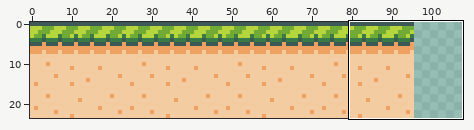
Edited in one commit: sprite sheet (up/baseLong.png). The picture above shows the old version from afar; the outline marks the close-up.
Close-up. Earlier state:
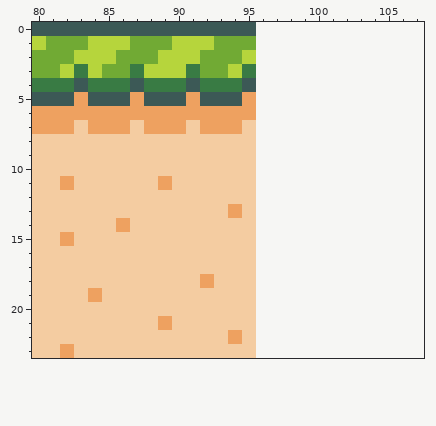
The file is 480x120 pixels, drawn in blocks of 5x5; one block is one cell here. Shown: x 80..107, y 0..23. The old version is drawn lined up with the new one, on the new canvas.
The result:
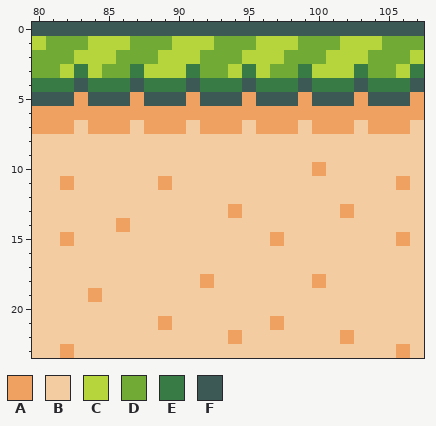
Palette (. is transparent): A #eea160  B #f4cca1  C #b6d53c  D #71aa34  E #397b44  F #3c5956
Edits made:
{"change": "canvas 96x24 -> 108x24"}
{"y":0,"x":96,"old":"............","new":"FFFFFFFFFFFF"}
{"y":1,"x":96,"old":"............","new":"CCCDDDCCCDDD"}
{"y":2,"x":96,"old":"............","new":"CCDDDCCCDDDC"}
{"y":3,"x":96,"old":"............","new":"CDDECCCEDDCE"}
{"y":4,"x":96,"old":"............","new":"EEEFEEEFEEEF"}
{"y":5,"x":96,"old":"............","new":"FFFAFFFAFFFA"}
{"y":6,"x":96,"old":"............","new":"AAAAAAAAAAAA"}
{"y":7,"x":96,"old":"............","new":"AAABAAABAAAB"}
{"y":8,"x":96,"old":"............","new":"BBBBBBBBBBBB"}
{"y":9,"x":96,"old":"............","new":"BBBBBBBBBBBB"}
{"y":10,"x":96,"old":"............","new":"BBBBABBBBBBB"}
{"y":11,"x":96,"old":"............","new":"BBBBBBBBBBAB"}
{"y":12,"x":96,"old":"............","new":"BBBBBBBBBBBB"}
{"y":13,"x":96,"old":"............","new":"BBBBBBABBBBB"}
{"y":14,"x":96,"old":"............","new":"BBBBBBBBBBBB"}
{"y":15,"x":96,"old":"............","new":"BABBBBBBBBAB"}
{"y":16,"x":96,"old":"............","new":"BBBBBBBBBBBB"}
{"y":17,"x":96,"old":"............","new":"BBBBBBBBBBBB"}
{"y":18,"x":96,"old":"............","new":"BBBBABBBBBBB"}
{"y":19,"x":96,"old":"............","new":"BBBBBBBBBBBB"}
{"y":20,"x":96,"old":"............","new":"BBBBBBBBBBBB"}
{"y":21,"x":96,"old":"............","new":"BABBBBBBBBBB"}
{"y":22,"x":96,"old":"............","new":"BBBBBBABBBBB"}
{"y":23,"x":96,"old":"............","new":"BBBBBBBBBBAB"}
{"label":"added","picture_box":[256,22,424,358]}
